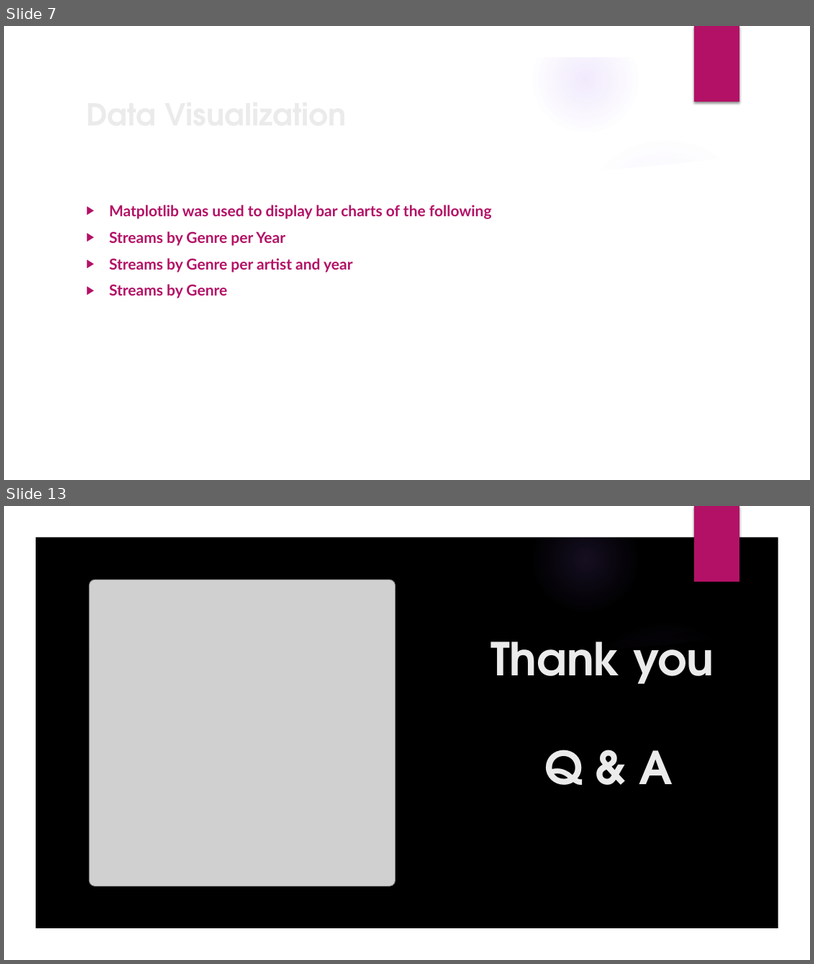
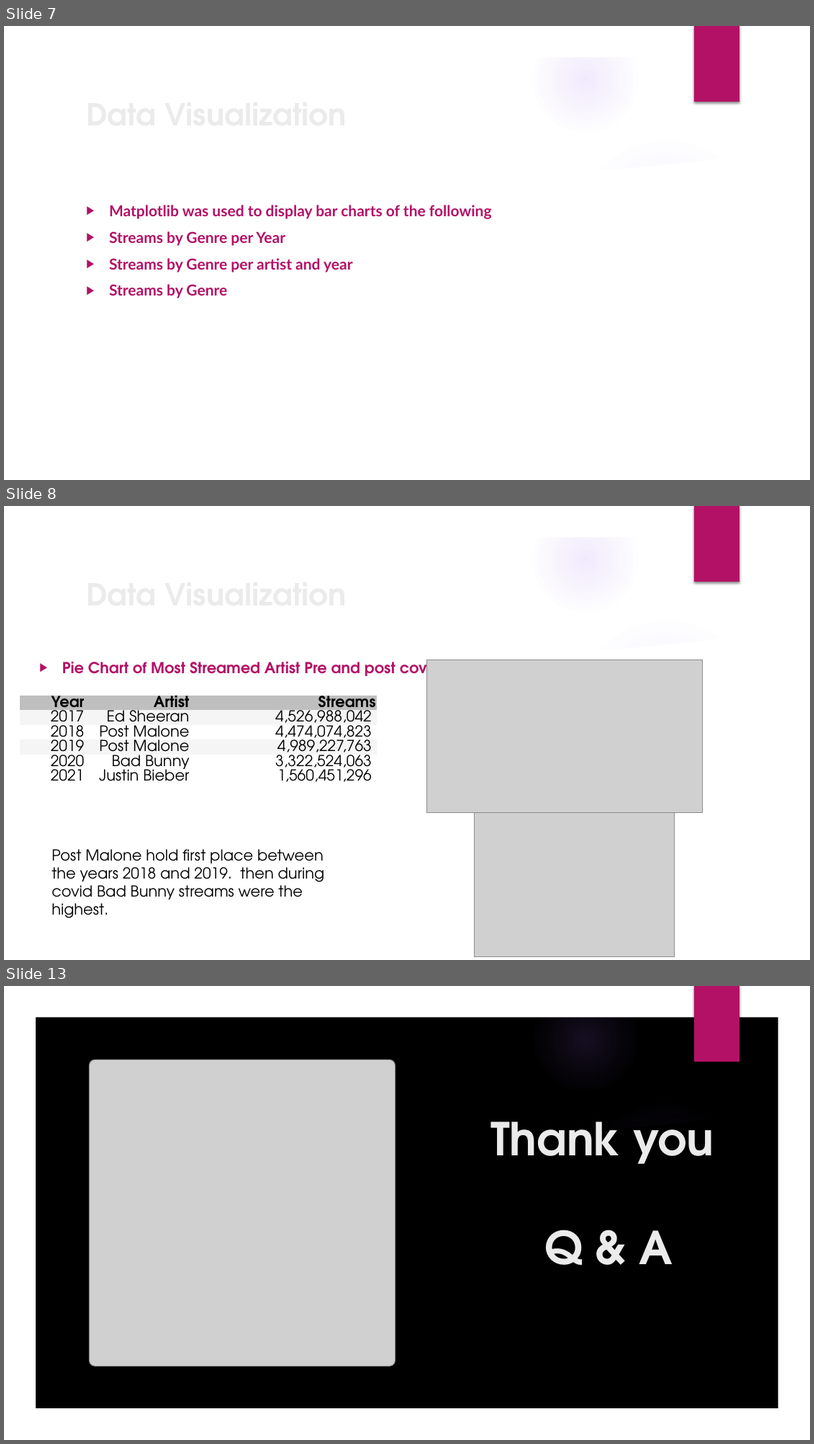
Before and after one commit to The-Music-Notes/Music_Data, a slide deck: Music Notes 2024.pptx. Shown one above the other, each under a label of ours: slides 7 and 13 before the commit, slides 7, 8 and 13 after it; the slides between them are not shown. The pictures are 814x964 and 814x1444 pixels, drawn with LibreOffice and Linux fonts; fonts in the diff are those of the drawing; grey boxes stand for pictures; background and template pictures are left out. Boxes give left, top, right and bottom in pixels: in the first picture for what was removed or moved away, otherwise in the second. Text is boxed around its words. In the diff, an @@ line names an element or a change of style, - is before the commit and + after.

```diff
--- a/Music Notes 2024.pptx
+++ b/Music Notes 2024.pptx
@@ slide 8 added at [4, 506, 810, 960], background picture (left out); not listed: 9 template elements that a slide beside it also shows @@
@@ title added at [80, 570, 660, 617], 36 pt, text #EBEBEB, bold @@
+Data Visualization
@@ text added at [62, 659, 441, 680], 18 pt, text #B31166, bold @@
+▶ Pie Chart of Most Streamed Artist Pre and post covid
@@ picture added at [427, 659, 703, 813] @@
@@ table added at [20, 695, 376, 808], 6 rows, 3 columns @@
+Year | Artist | Streams
+2017 | Ed Sheeran | 4,526,988,042
+2018 | Post Malone | 4,474,074,823
+2019 | Post Malone | 4,989,227,763
+2020 | Bad Bunny | 3,322,524,063
+2021 | Justin Bieber | 1,560,451,296
@@ picture added at [475, 806, 675, 956] @@
@@ text added at [52, 849, 325, 918], 18 pt, text #000000 @@
+Post Malone hold first place between the years 2018 and 2019. then during covid Bad Bunny streams were the highest.
```
Also in this commit, not shown: 3 slides changed, 1 other slide added, 2 slides removed, 11 other files.
